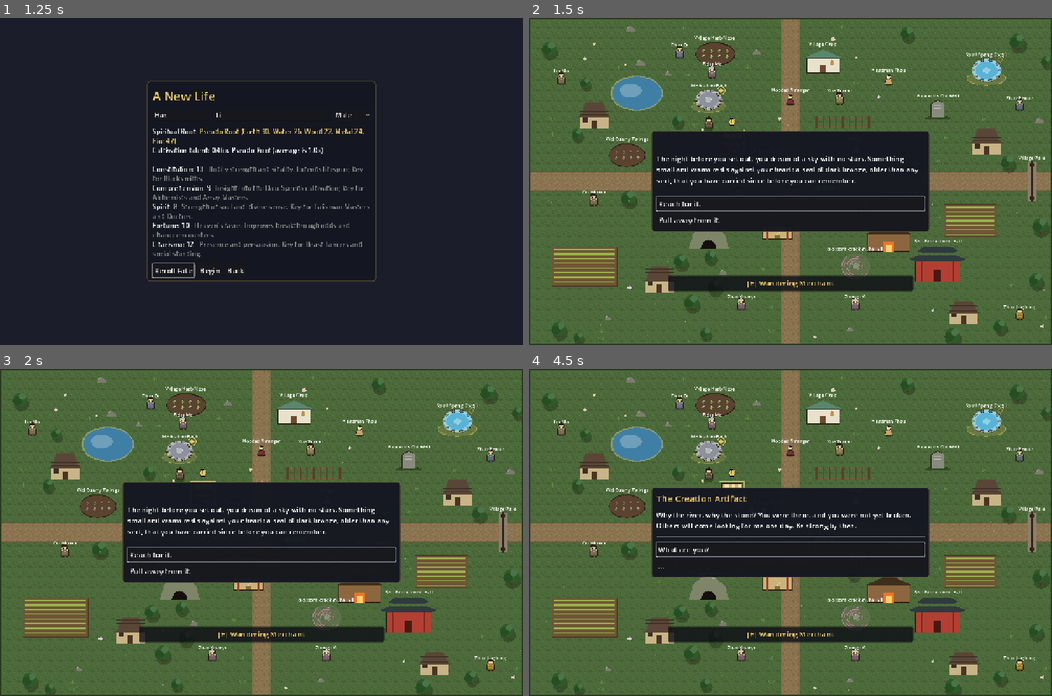
Above: before the commit, frames 1-4 (two rows, left to right).
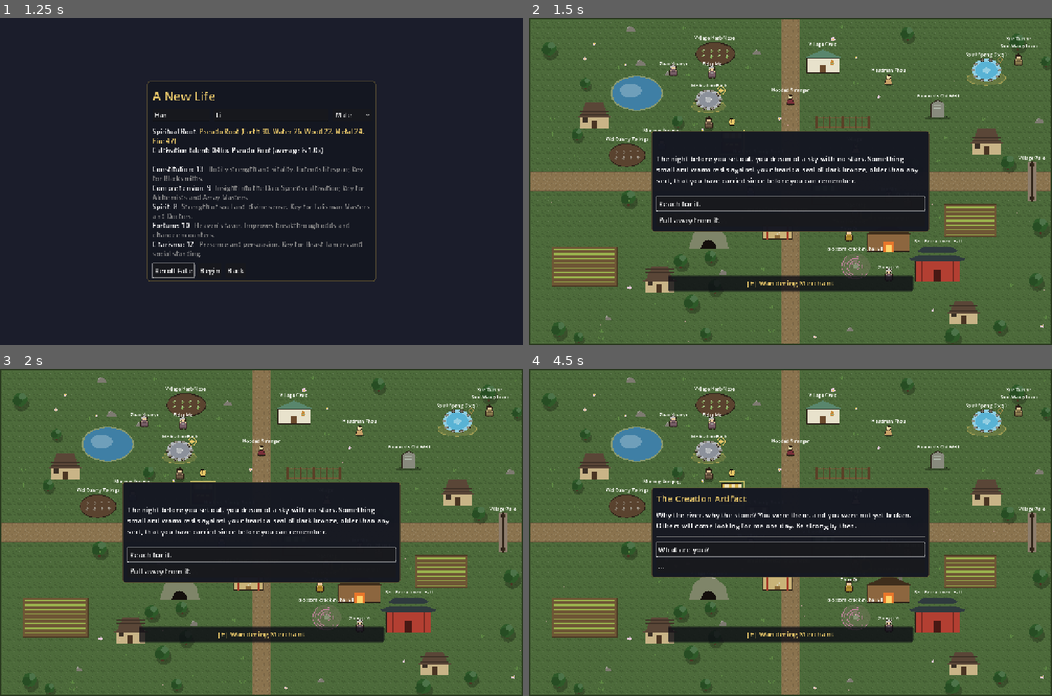
Above: after the commit, the same moments.

Repository: samridghimire/cultivation-game
Game: Godot game, scene res://src/ui/main_menu.tscn
Two runs of this game, one before a commit and one after it. Both use one fixed random seed, a clock stepped at 60 frames per second and the inputs below.
Inputs:
- Up to frame 1 (1.25 s): click "New Game" at 0.5 s
- Up to frame 2 (1.5 s): click "Begin" at 1.25 s
- Up to frame 3 (2 s): no input
- Up to frame 4 (4.5 s): click "Reach for it." at 2 s; click "Protect those who cannot prot…" at 2.75 s; click "What are you?" at 3.5 s; click "Why me?" at 4.25 s

Frame 1 is identical in both runs. In frame 2, 0.9% of the frame differs, in the area x 4-98%, y 5-93%; in frame 3, 0.9%; in frame 4, 0.9%.

Commit message:
[WORLD-001] Villagers keep a daily round
Npcs.haunt(): pure daily position per generated NPC; world.gd uses it for non-family NPCs.

Follow-ups: re-render qingshi_village on two days to eyeball the rounds (not done); balance.sh not run (no balance numbers changed).

Co-Authored-By: Claude Sonnet 5.5 <noreply@anthropic.com>
Claude-Session: https://claude.ai/code/session_01L4vu8z2XdszhWn12CFnoT9

Diff:
--- a/src/core/systems/npcs.gd
+++ b/src/core/systems/npcs.gd
@@ -359,6 +359,86 @@
 	return out
 
 
+## How far outside a place or landmark rect a villager stands, and the keep-out
+## margin around every place and solid landmark (WORLD-001).
+const HAUNT_STAND_OFF := 55.0
+const HAUNT_KEEP_OUT := 40.0
+const HAUNT_ADULT_PLACES: PackedStringArray = ["merchant", "workshop", "clinic", "gather", "meditation", "bounty_board"]
+const HAUNT_CHILD_PLACES: PackedStringArray = ["orphanage"]
+
+
+## Where `npc` stands on `day` (WORLD-001, pure): each villager keeps a daily round
+## between 2-3 haunts of the region picked by hash(npc.id) (merchants, workshops,
+## fields, the well; children the Family Home or the orphanage) and moves to the
+## next one as days pass. Never inside a solid landmark or a place.
+static func haunt(npc: CharacterData, region: Dictionary, day: int, adult: bool = true) -> Vector2:
+	var h := absi(hash(npc.id))
+	var anchors := _haunt_anchors(region, adult)
+	if anchors.is_empty():
+		var spots: Array = region.get("npc_spots", [])
+		if spots.is_empty():
+			return Vector2.ZERO
+		return Vector2(float(spots[h % spots.size()][0]), float(spots[h % spots.size()][1]))
+	var n := mini(anchors.size(), 2 + h % 2)
+	var picked: Array[Rect2] = []
+	for k in n:
+		picked.append(anchors[(h / 7 + k * (1 + h % 3)) % anchors.size()])
+	var rect := picked[posmod(day + h, n)]
+	var blocked := _haunt_blocked(region)
+	var centre := rect.get_center()
+	var radius := maxf(rect.size.x, rect.size.y) / 2.0 + HAUNT_STAND_OFF
+	var fallback := centre + Vector2(radius, 0)
+	for t in 24:
+		var angle := TAU * float((h / 3 + t * 5) % 24) / 24.0
+		var pos := centre + Vector2.from_angle(angle) * radius
+		if _haunt_clear(pos, blocked):
+			return pos
+	return fallback
+
+
+static func _haunt_anchors(region: Dictionary, adult: bool) -> Array[Rect2]:
+	var out: Array[Rect2] = []
+	if adult:
+		for p: Dictionary in region.get("places", []):
+			if HAUNT_ADULT_PLACES.has(String(p.get("type", ""))):
+				out.append(_rect_of(p))
+		for lm: Dictionary in region.get("map", {}).get("landmarks", []):
+			if ["field", "well", "pond", "stall"].has(String(lm.get("kind", ""))):
+				out.append(_rect_of(lm))
+	else:
+		if region.has("family_home"):
+			out.append(_rect_of(region["family_home"]))
+		for p: Dictionary in region.get("places", []):
+			if HAUNT_CHILD_PLACES.has(String(p.get("type", ""))):
+				out.append(_rect_of(p))
+	return out
+
+
+static func _rect_of(d: Dictionary) -> Rect2:
+	var pos: Array = d.get("pos", [0, 0])
+	var sz: Array = d.get("size", [64, 64])
+	var size := Vector2(float(sz[0]), float(sz[1]))
+	return Rect2(Vector2(float(pos[0]), float(pos[1])) - size / 2.0, size)
+
+
+static func _haunt_blocked(region: Dictionary) -> Array[Rect2]:
+	var out: Array[Rect2] = []
+	for r in Scenery.landmark_rects(region, true):
+		out.append(r.grow(HAUNT_KEEP_OUT))
+	for p: Dictionary in region.get("places", []) + region.get("abodes", []):
+		out.append(_rect_of(p).grow(HAUNT_KEEP_OUT))
+	if region.has("family_home"):
+		out.append(_rect_of(region["family_home"]).grow(HAUNT_KEEP_OUT))
+	return out
+
+
+static func _haunt_clear(pos: Vector2, blocked: Array[Rect2]) -> bool:
+	for r in blocked:
+		if r.has_point(pos):
+			return false
+	return true
+
+
 static func _spot_clear(pos: Vector2, avoid: Array[Vector2], chosen: Array[Vector2]) -> bool:
 	for p in avoid:
 		if pos.distance_to(p) < SPOT_CLEARANCE:
--- a/src/world/world.gd
+++ b/src/world/world.gd
@@ -336,8 +336,9 @@
 		node.art_kind = "npc"
 		node.npc_id = c.id
 		node.display_name = "%s (%s)" % [c.name, Npcs.world_title(c, GameState.player, data)]
-		node.position = spots[i]
 		var adult := c.age_years() >= int(data.family.get("adult_age", 16))
+		# Neighbours keep a daily round (WORLD-001); the player's family keeps its spots.
+		node.position = spots[i] if family.has(c) else Npcs.haunt(c, _region, GameClock.total_days, adult)
 		node.size = Vector2(28, 28) if adult else Vector2(20, 20)
 		node.color = GENDER_COLORS.get(c.gender, Color("e6bf99"))
 		add_child(node)
--- a/tests/unit/test_npc_placement.gd
+++ b/tests/unit/test_npc_placement.gd
@@ -69,3 +69,51 @@
 	assert_true(Npcs.describe(kid, data()).contains("boy of 3"))
 	player.children.append(kid.id)
 	assert_eq(Npcs.world_title(kid, player, data()), "Your Son")
+
+
+func _villager(id: String) -> CharacterData:
+	var c := new_character(id.hash())
+	c.id = id
+	return c
+
+
+func test_haunt_is_deterministic_and_changes_across_days() -> void:
+	var region: Dictionary = data().regions[data().start_region]
+	var moved := 0
+	for i in 8:
+		var c := _villager("npc_%d" % i)
+		assert_eq(Npcs.haunt(c, region, 10), Npcs.haunt(c, region, 10))
+		var seen := {}
+		for day in 6:
+			seen[Npcs.haunt(c, region, day)] = true
+		if seen.size() > 1:
+			moved += 1
+	assert_gt(moved, 3, "most villagers rotate between haunts")
+
+
+func test_haunt_never_stands_in_a_solid_landmark_or_place() -> void:
+	for region: Dictionary in data().regions.values():
+		var solids := Scenery.landmark_rects(region, true)
+		var rects: Array[Rect2] = []
+		for p: Dictionary in region.get("places", []):
+			rects.append(Npcs._rect_of(p))
+		for i in 12:
+			var c := _villager("npc_%d" % i)
+			for adult in [true, false]:
+				for day in 5:
+					var pos := Npcs.haunt(c, region, day, adult)
+					for r in solids + rects:
+						assert_false(r.has_point(pos), "%s: %s on day %d inside %s" % [region["id"], c.id, day, r])
+
+
+func test_haunt_children_stay_near_home_or_orphanage() -> void:
+	var region: Dictionary = data().regions[data().start_region]
+	var anchors: Array[Rect2] = Npcs._haunt_anchors(region, false)
+	assert_false(anchors.is_empty())
+	for i in 6:
+		var pos := Npcs.haunt(_villager("kid_%d" % i), region, 3, false)
+		var near := false
+		for r in anchors:
+			if r.grow(Npcs.HAUNT_STAND_OFF + 80.0).has_point(pos):
+				near = true
+		assert_true(near, "child %d stays near the Family Home or orphanage" % i)
